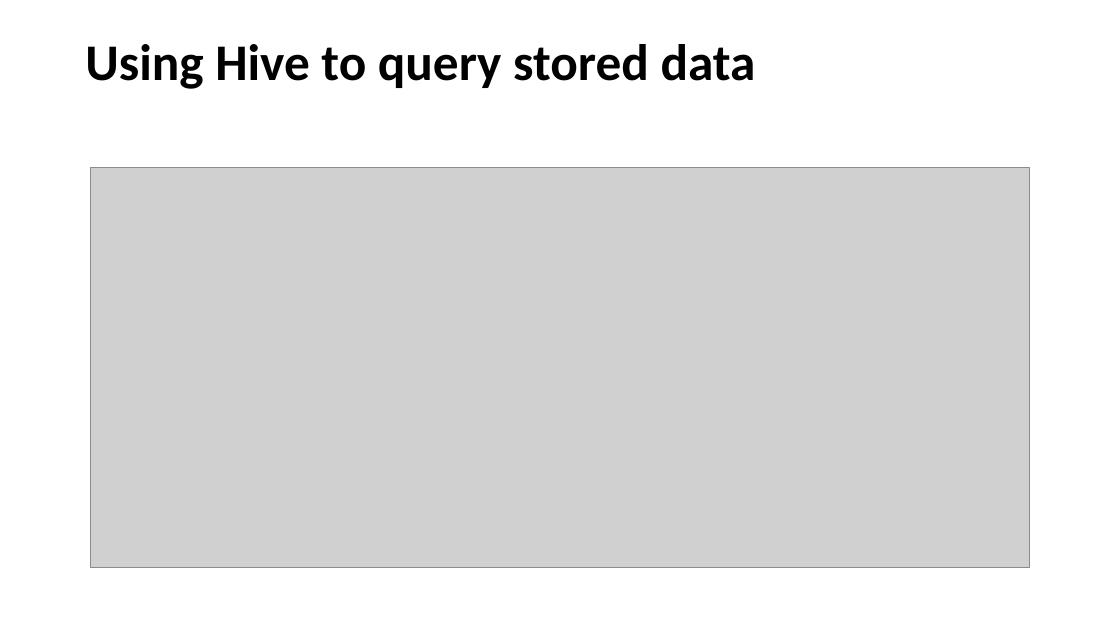
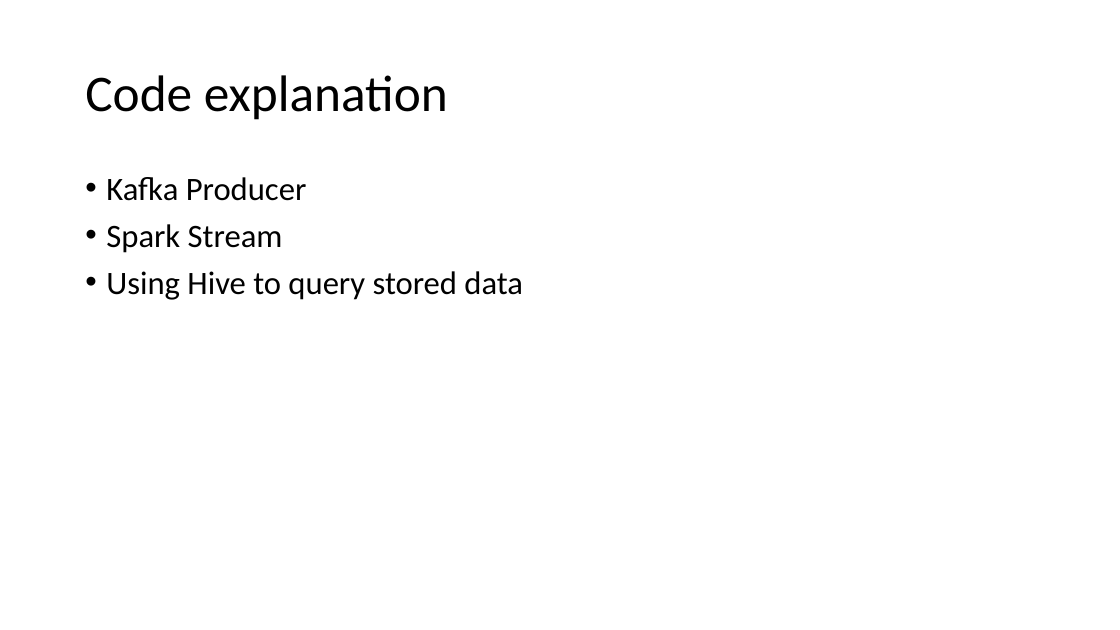
Before and after one commit to code2buptodate/BID-Finalproject, a slide deck: slide 8 of bdt-final-project-slide.pptx. Drawn at 1120x630 pixels with LibreOffice and Linux fonts; fonts in the diff are those of the drawing; grey boxes stand for pictures. Boxes give left, top, right and bottom in pixels: in the first picture for what was removed or moved away, otherwise in the second. Text is boxed around its words. In the diff, an @@ line names an element or a change of style, - is before the commit and + after.

```diff
--- a/bdt-final-project-slide.pptx
+++ b/bdt-final-project-slide.pptx
@@ title at box(85, 75, 448, 120): text changed; bold off @@
-Using Hive to query stored data
+Code explanation
@@ picture removed at box(91, 168, 1030, 568) @@
@@ text added at box(106, 177, 523, 300), 28 pt, text #000000 @@
+• Kafka Producer
+• Spark Stream
+• Using Hive to query stored data
```
Also in this commit, not shown: 3 other slides changed, 3 slides added, 1 slide removed.
